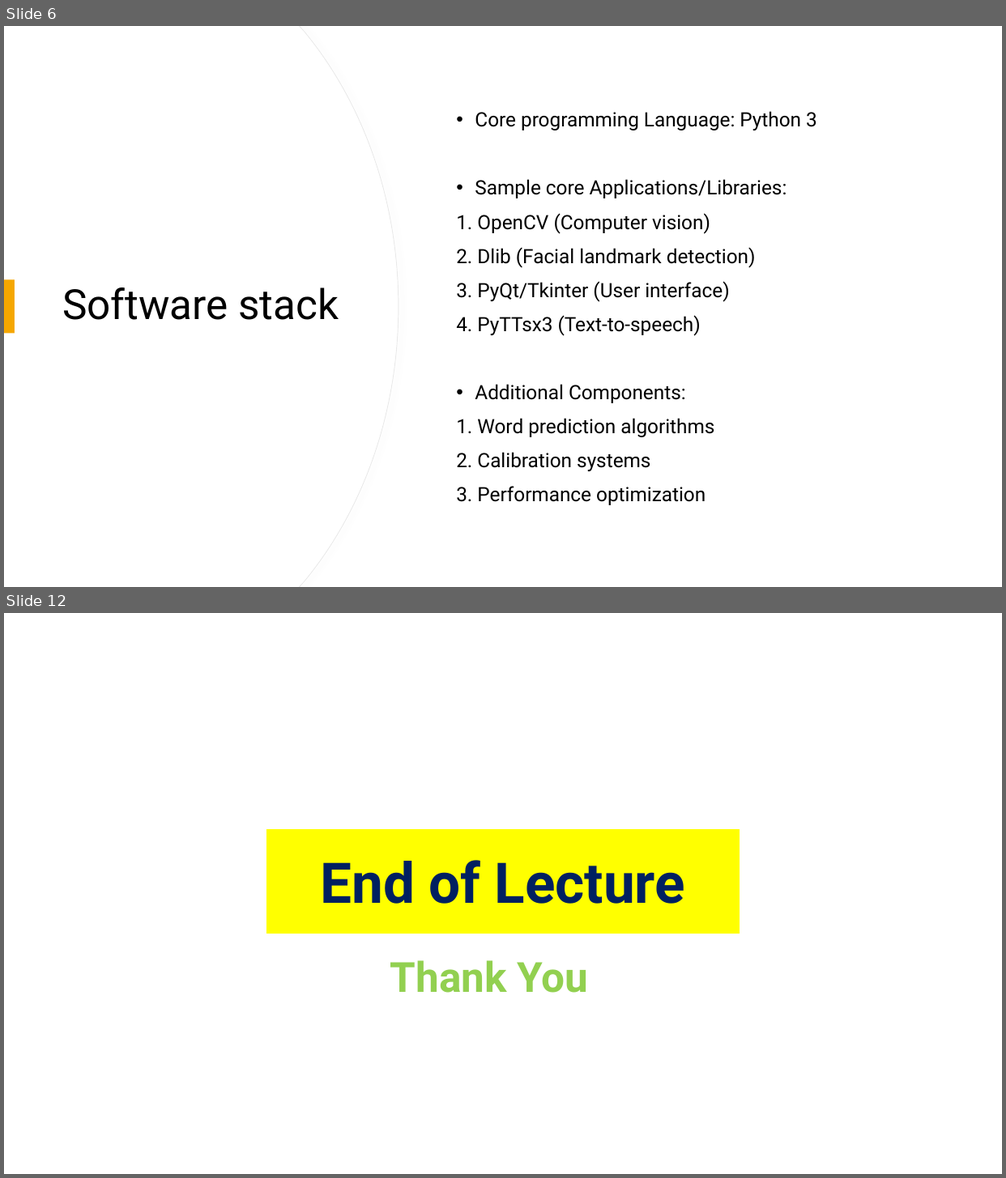
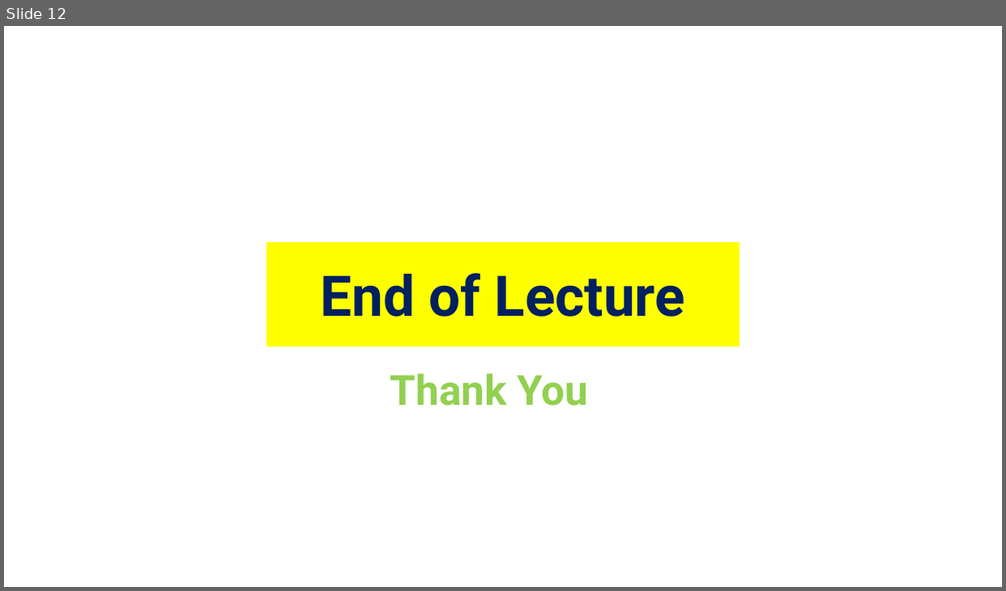
Before and after one commit to BaselMohamed802/EyeTalk, a slide deck: Documentation/Eyetalk Presentation 10-29-2025.pptx. Shown one above the other, each under a label of ours: slides 6 and 12 before the commit, slide 12 after it; the slides between them are not shown. The pictures are 1006x1178 and 1006x591 pixels, drawn with LibreOffice and Linux fonts; fonts in the diff are those of the drawing. Boxes give left, top, right and bottom in pixels: in the first picture for what was removed or moved away, otherwise in the second. Text is boxed around its words. In the diff, an @@ line names an element or a change of style, - is before the commit and + after.

```diff
--- a/Documentation/Eyetalk Presentation 10-29-2025.pptx
+++ b/Documentation/Eyetalk Presentation 10-29-2025.pptx
@@ slide 6 removed at (4, 26, 1002, 587), background #FFFFFF @@
@@ rectangle removed at (4, 26, 1002, 587) @@
@@ freeform shape removed at (4, 26, 398, 587) @@
@@ freeform shape removed at (4, 26, 398, 587) @@
@@ rectangle removed at (49, 26, 964, 191) @@
@@ rectangle removed at (50, 26, 964, 190) @@
@@ text removed at (456, 111, 817, 506) @@
-• Core programming Language: Python 3
-• Sample core Applications/Libraries:
-1. OpenCV (Computer vision)
-2. Dlib (Facial landmark detection)
-3. PyQt/Tkinter (User interface)
-4. PyTTsx3 (Text-to-speech)
-• Additional Components:
-1. Word prediction algorithms
-2. Calibration systems
-3. Performance optimization
@@ rectangle removed at (4, 280, 15, 334) @@
@@ title removed at (62, 288, 339, 320) @@
-Software stack
```
Also in this commit, not shown: 6 slides changed, 4 slides added, 3 other slides removed.
